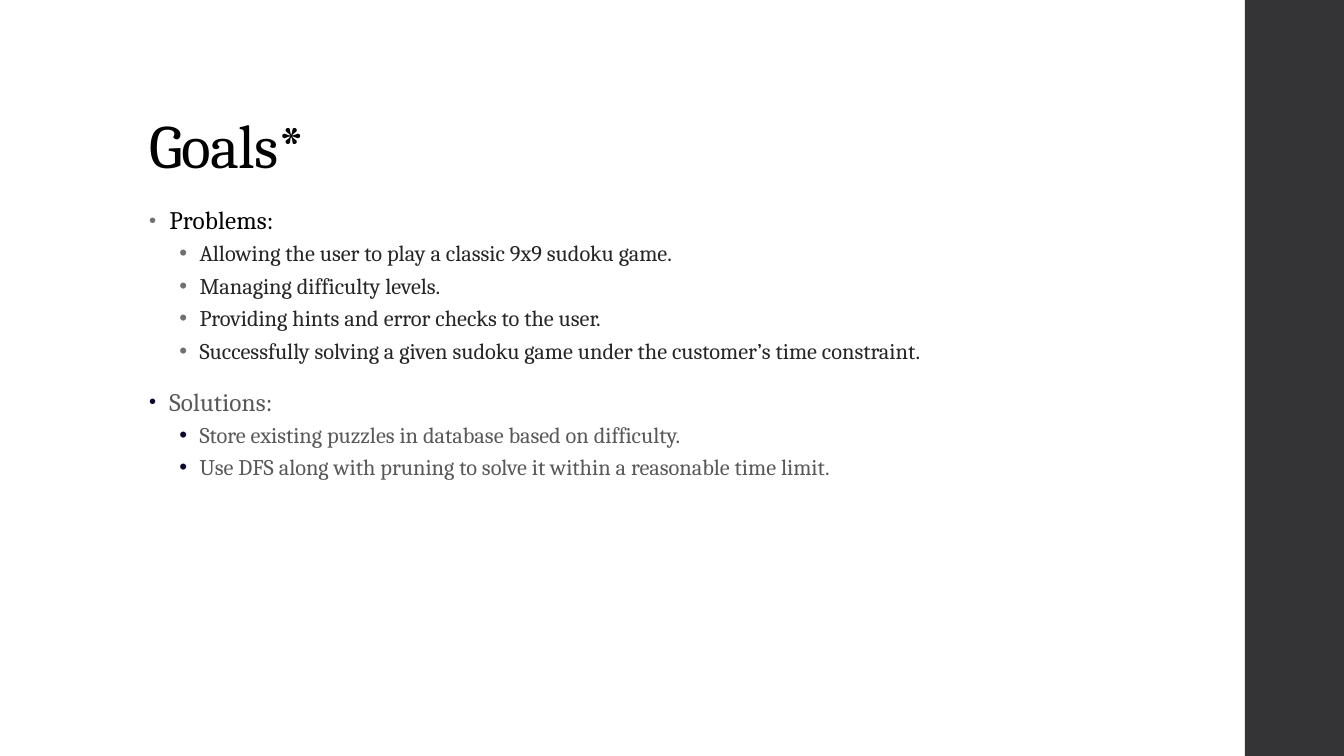
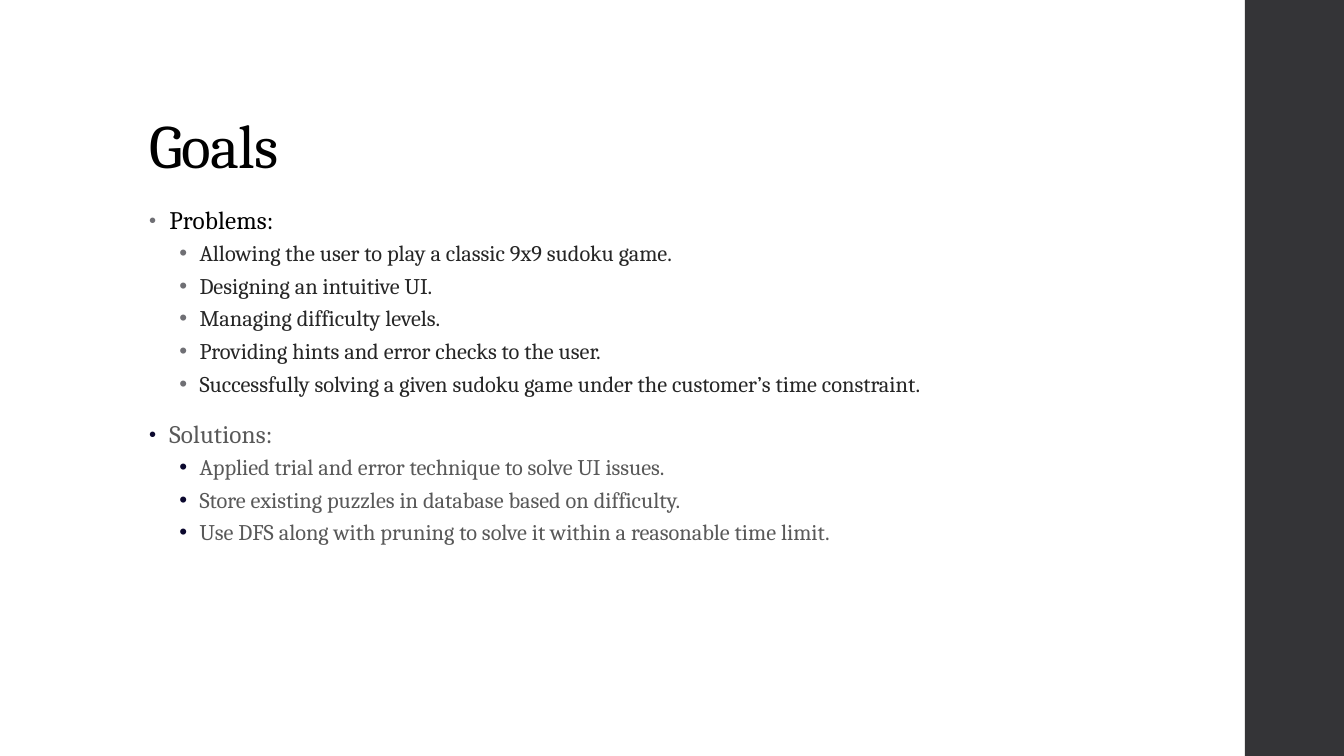
Before and after one commit to dakoval/Sudoku, a slide deck: slide 4 of Project Report/Final Project Report Presentation.pptx. Drawn at 1344x756 pixels with LibreOffice and Linux fonts; fonts in the diff are those of the drawing. Boxes give left, top, right and bottom in pixels: in the first picture for what was removed or moved away, otherwise in the second. Text is boxed around its words. In the diff, an @@ line names an element or a change of style, - is before the commit and + after.

```diff
--- a/Project Report/Final Project Report Presentation.pptx
+++ b/Project Report/Final Project Report Presentation.pptx
@@ title at (x1=149, y1=125, x2=279, y2=169): text changed @@
-Goals*
+Goals
@@ text at (x1=200, y1=279, x2=433, y2=299): paragraph added @@
+  • Designing an intuitive UI.
@@ text at (x1=200, y1=459, x2=665, y2=480): paragraph added @@
+  • Applied trial and error technique to solve UI issues.
```
Also in this commit, not shown: 15 other slides changed, 5 slides added, 3 slides removed, 4 other files.
